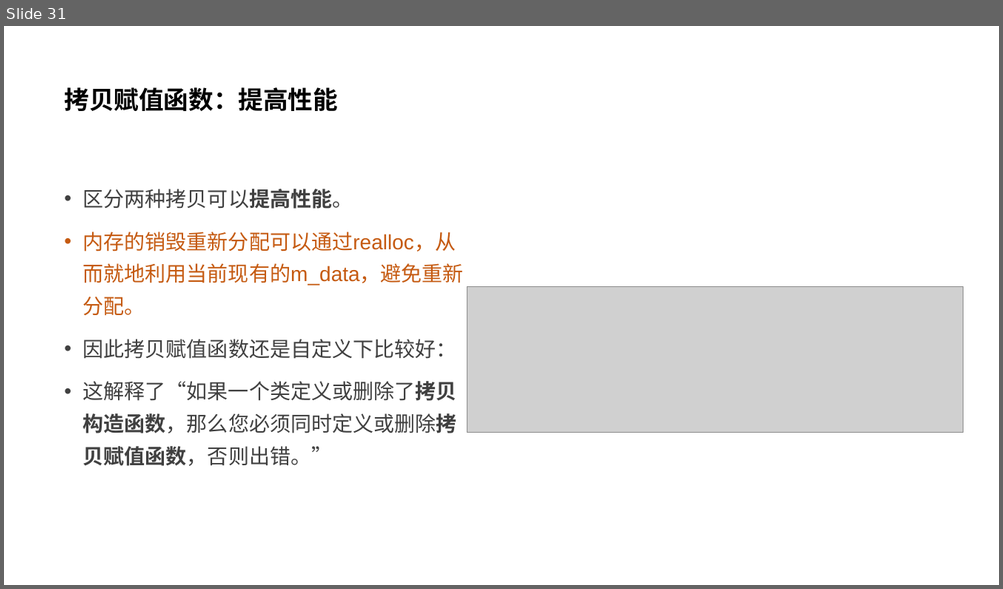
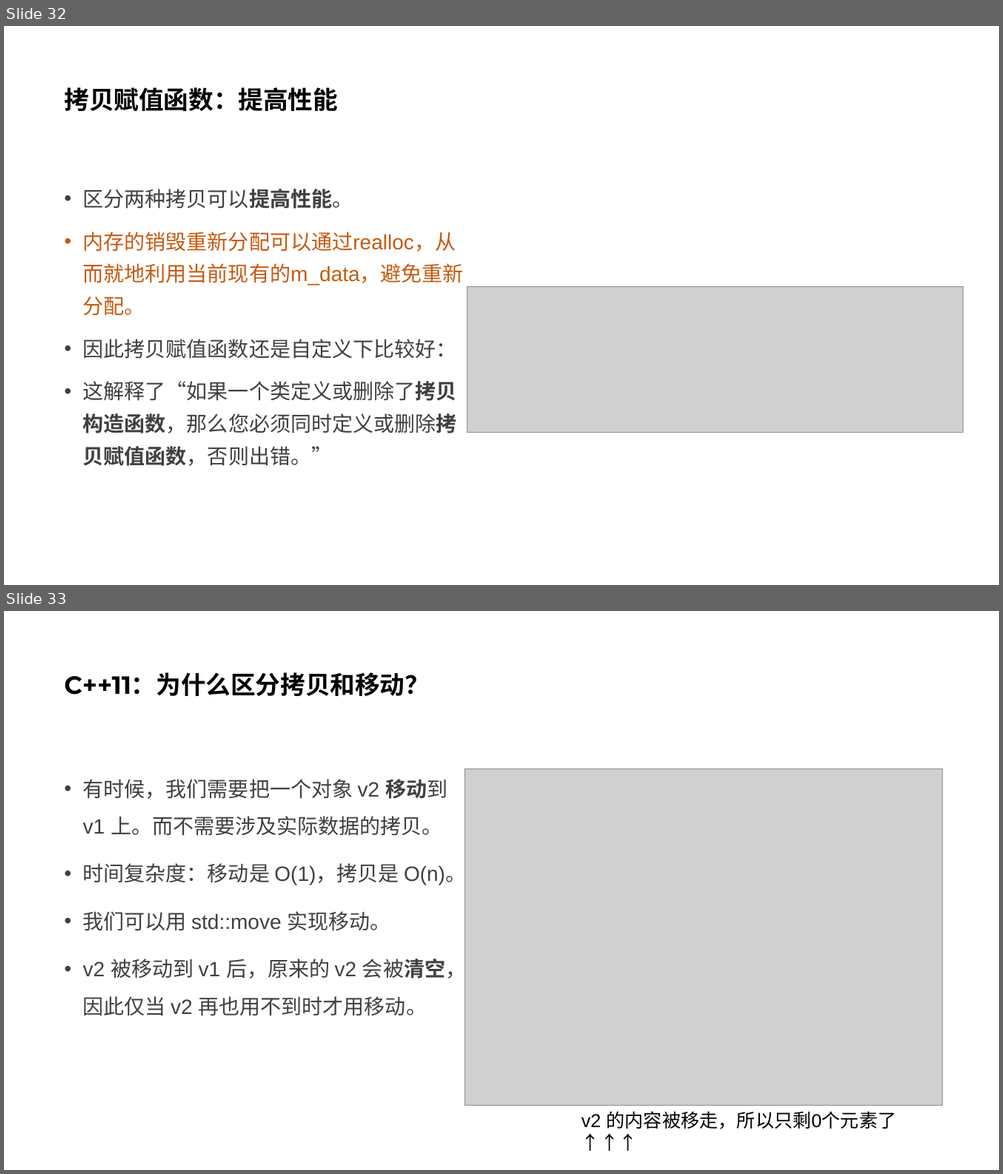
Before and after one commit to parallel101/course, a slide deck: 02/slides.pptx. Shown one above the other, each under a label of ours: slide 31 before the commit, slides 32 and 33 after it. The pictures are 1003x589 and 1003x1174 pixels, drawn with LibreOffice and Linux fonts; fonts in the diff are those of the drawing; grey boxes stand for pictures. Boxes give left, top, right and bottom in pixels: in the first picture for what was removed or moved away, otherwise in the second. Text is boxed around its words. In the diff, an @@ line names an element or a change of style, - is before the commit and + after.

```diff
--- a/02/slides.pptx
+++ b/02/slides.pptx
@@ slide 33 added at box(4, 611, 999, 1170), background #FFFFFF @@
@@ title added at box(64, 672, 430, 696), 24 pt, text #000000, bold @@
+C++11：为什么区分拷贝和移动？
@@ text added at box(83, 779, 466, 1017), 20 pt, text #404040 @@
+• 有时候，我们需要把一个对象 v2 移动到 v1 上。而不需要涉及实际数据的拷贝。
+• 时间复杂度：移动是 O(1)，拷贝是 O(n)。
+• 我们可以用 std::move 实现移动。
+• v2 被移动到 v1 后，原来的 v2 会被清空，因此仅当 v2 再也用不到时才用移动。
@@ picture added at box(465, 769, 942, 1105) @@
@@ text added at box(581, 1111, 896, 1130), 18 pt, text #000000 @@
+v2 的内容被移走，所以只剩0个元素了↑↑↑
@@ what was slide 31 is now slide 32 @@
```
Also in this commit, not shown: 1 slide changed, 5 other slides added, 1 slide removed, 5 other files.
